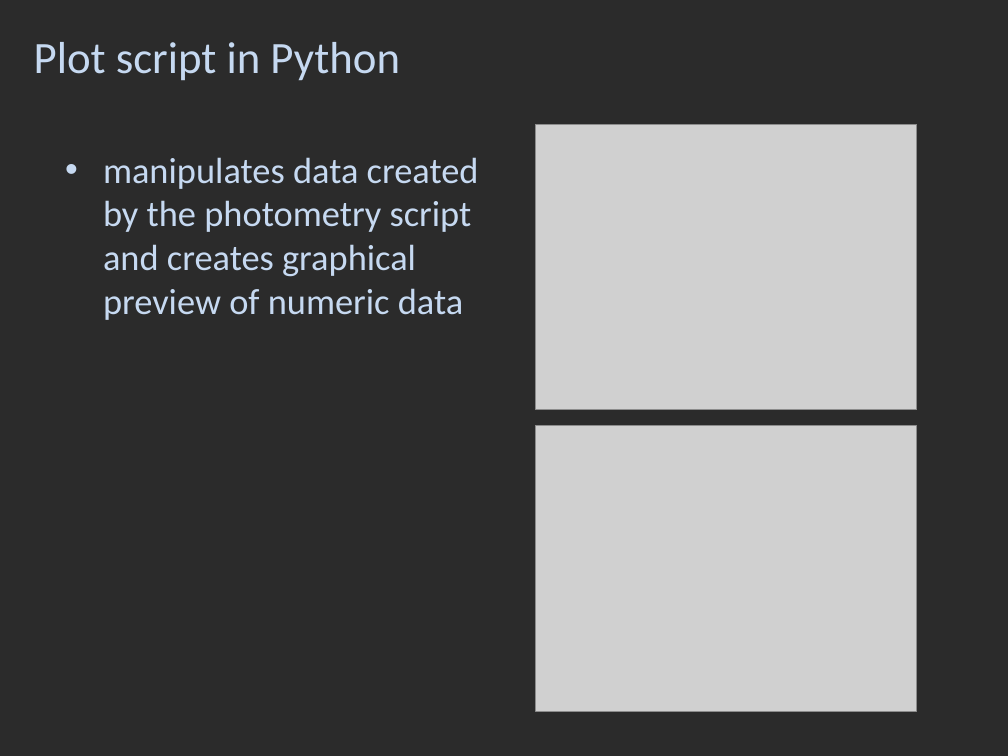
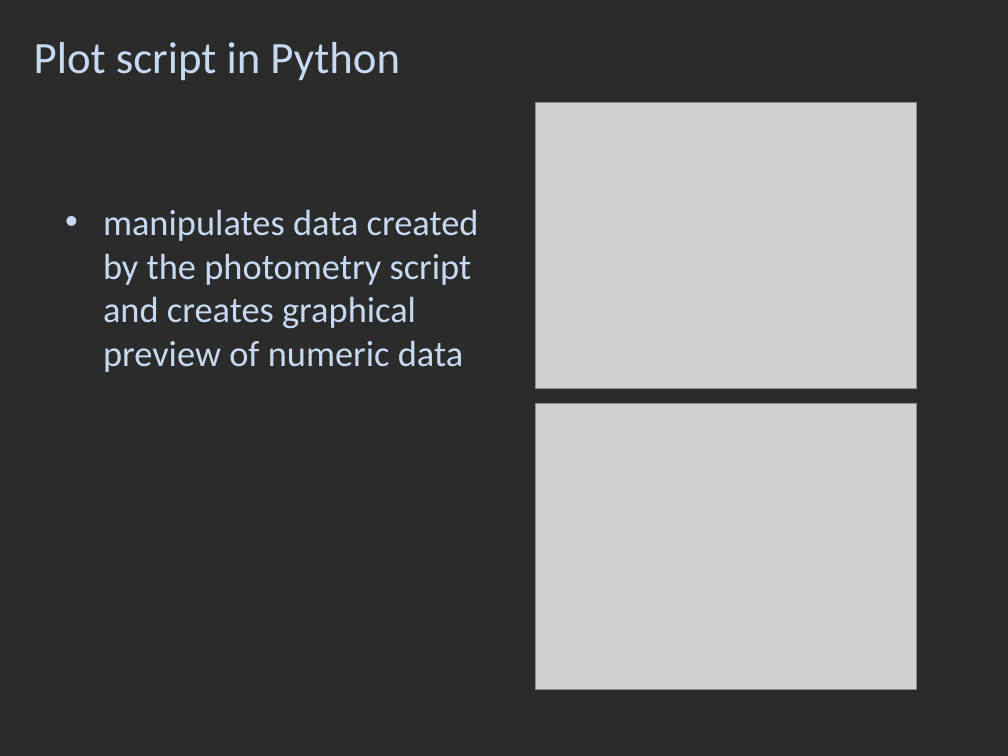
Before and after one commit to DinoBektesevic/vsa2009, a slide deck: slide 6 of The Photometry group.pptx. Drawn at 1008x756 pixels with LibreOffice and Linux fonts; fonts in the diff are those of the drawing; grey boxes stand for pictures; background and template pictures are left out; a plain dark background stands for a picture behind light text. Boxes give left, top, right and bottom in pixels: in the first picture for what was removed or moved away, otherwise in the second. Text is boxed around its words. In the diff, an @@ line names an element or a change of style, - is before the commit and + after.

```diff
--- a/The Photometry group.pptx
+++ b/The Photometry group.pptx
@@ picture: place and size @@
-picture at <box>535,124,916,410</box>
+picture at <box>535,103,916,389</box>
@@ text "manipulates data created by the ...": place and size @@
-text "manipulates data created by the ..." at <box>103,157,479,320</box>
+text "manipulates data created by the ..." at <box>103,209,479,372</box>
@@ picture: place and size @@
-picture at <box>535,425,916,712</box>
+picture at <box>535,404,916,690</box>
```
Also in this commit, not shown: 10 other slides changed.
